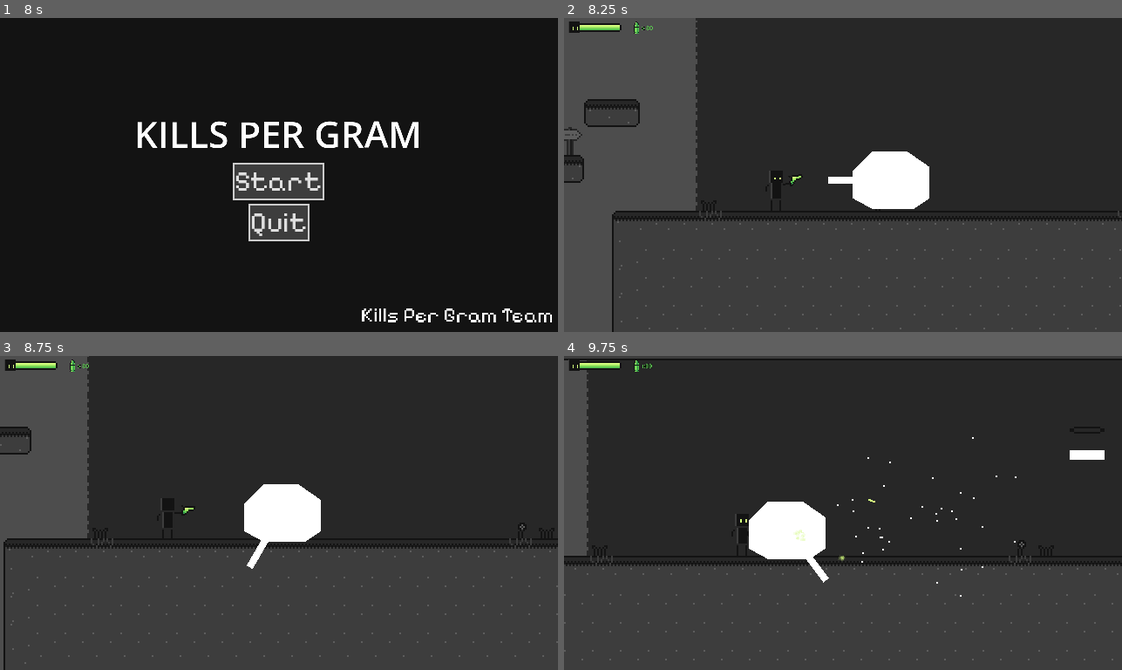
Above: before the commit, frames 1-4 (two rows, left to right).
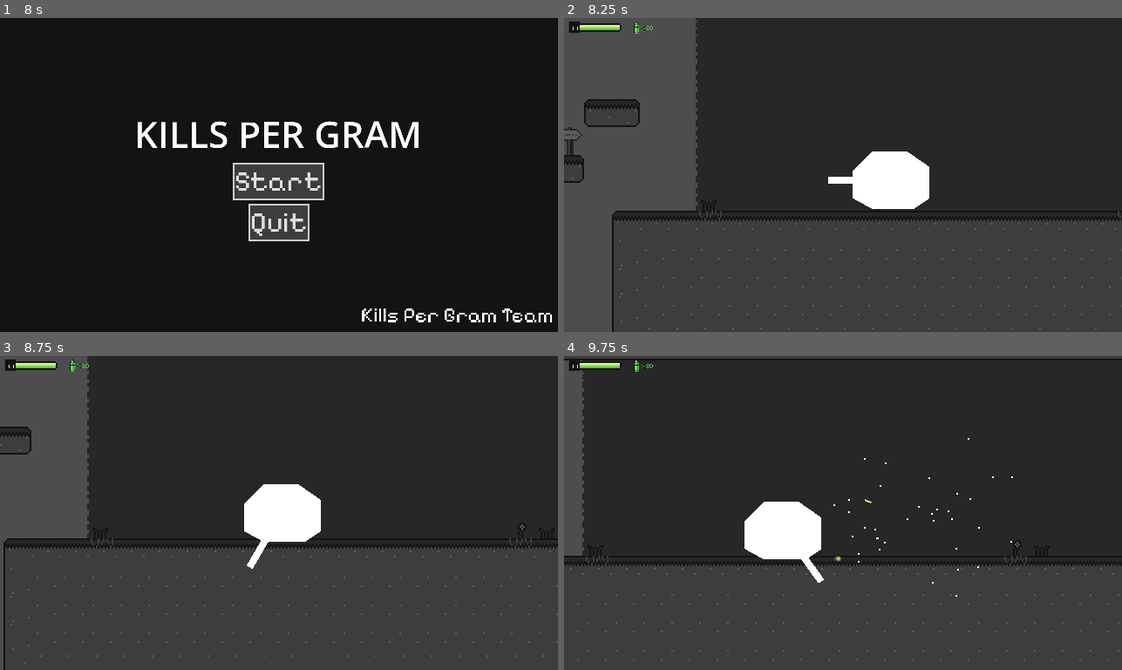
Above: after the commit, the same moments.

Repository: AngelSantiagoPK/KPG
Game: Godot game, scene res://Scenes/Levels/splash_transition.tscn
The game is run twice, just before and just after one commit, with the same random seed, the same clock (stepped at 60 frames per second) and the same inputs.
Inputs (mouse positions are in pixels of both pictures, inside the frame that each line leads up to):
- Up to frame 1 (8 s): tap Enter at 0.5, 2, 4.25 s; move the mouse to (306, 175) at 0.52 s; hold D (move_right) 0.53-2.03 s; right-click (306, 175) at 0.6 s; tap W (jump) at 0.77, 1.52, 3.02, 3.77, 4.52, 6.02, 6.77, 7.52 s; tap Space at 1.25, 2.75, 5.75 s; move the mouse to (251, 175) at 1.27 s; click (251, 175) at 1.35 s; move the mouse to (290, 168) at 2.02 s; hold A (move_left) 2.03-2.78 s; right-click (290, 168) at 2.1 s; move the mouse to (273, 181) at 2.77 s; hold D (move_right) 2.78-4.28 s; click (273, 181) at 2.85 s; move the mouse to (323, 178) at 3.52 s; right-click (323, 178) at 3.6 s; move the mouse to (234, 171) at 4.27 s; hold S (move_down) 4.28-5.03 s; click (234, 171) at 4.35 s; move the mouse to (284, 175) at 5.02 s; hold D (move_right) 5.03-5.78 s; right-click (284, 175) at 5.1 s; move the mouse to (256, 168) at 5.77 s; hold A (move_left) 5.78-7.28 s; click (256, 168) at 5.85 s; move the mouse to (306, 175) at 6.52 s; right-click (306, 175) at 6.6 s; move the mouse to (251, 175) at 7.27 s; hold D (move_right) from 7.28 s (still down); click (251, 175) at 7.35 s
- Up to frame 2 (8.25 s): release D (move_right) at 8 s; click "Start" at 8 s
- Up to frame 3 (8.75 s): no input
- Up to frame 4 (9.75 s): move the mouse to (898, 443) at 8.77 s; hold D (move_right) from 8.78 s (still down); right-click (898, 443) at 8.85 s; move the mouse to (815, 575) at 9.52 s; click (815, 575) at 9.6 s

Frame 1 is identical in both runs. In frame 2, less than 0.1% of the frame differs, in the area x 37-43%, y 50-54%; in frame 3, less than 0.1%; in frame 4, 2.2%, in the area x 0-100%, y 1-97%.

Commit message:
added destructible objects

Diff:
--- a/Scenes/Characters/drone.tscn
+++ b/Scenes/Characters/drone.tscn
@@ -92,8 +92,8 @@
 }
 
 [node name="ActivationArea" type="Area2D" parent="."]
-collision_layer = 0
-collision_mask = 2
+collision_layer = 2
+collision_mask = 5
 
 [node name="CollisionShape2D" type="CollisionShape2D" parent="ActivationArea"]
 shape = SubResource("CircleShape2D_iq44y")
--- a/Scenes/Components/explosion_area.tscn
+++ b/Scenes/Components/explosion_area.tscn
@@ -5,8 +5,8 @@
 [sub_resource type="CircleShape2D" id="CircleShape2D_pqibx"]
 radius = 22.0
 
-[node name="ExplosionArea" type="Area2D"]
-collision_layer = 8
+[node name="ExplosionArea" type="Area2D" groups=["Explosion"]]
+collision_layer = 9
 collision_mask = 0
 script = ExtResource("1_uhmni")
 
--- a/Scenes/Levels/prototype.tscn
+++ b/Scenes/Levels/prototype.tscn
@@ -1,11 +1,10 @@
-[gd_scene load_steps=43 format=3 uid="uid://dys3v30m52x67"]
+[gd_scene load_steps=42 format=3 uid="uid://dys3v30m52x67"]
 
 [ext_resource type="Texture2D" uid="uid://dfijrhi1a1x40" path="res://Textures/Tiles/Ground.png" id="1_m83gm"]
 [ext_resource type="Texture2D" uid="uid://dtgfhxea5ctv7" path="res://Textures/Tiles/Waterfall.png" id="1_p228c"]
 [ext_resource type="Script" path="res://Scripts/Levels/prototype.gd" id="1_rt60y"]
 [ext_resource type="Texture2D" uid="uid://51injiymv7tk" path="res://Textures/Tiles/Nature Props.png" id="2_8fny1"]
 [ext_resource type="Texture2D" uid="uid://dw6rcuunjyiya" path="res://Textures/Tiles/Cloud.png" id="2_usyrd"]
-[ext_resource type="PackedScene" uid="uid://dvjodc5t5wxm1" path="res://Scenes/Characters/player.tscn" id="3_6w6er"]
 [ext_resource type="PackedScene" uid="uid://daotvtptr6kby" path="res://Scenes/Characters/bat.tscn" id="4_mrihv"]
 [ext_resource type="Script" path="res://Scripts/Resources/stats.gd" id="5_cyf1f"]
 [ext_resource type="Texture2D" uid="uid://tjcbe8yuu2sc" path="res://Textures/Tiles/Cave.png" id="5_n36lt"]
@@ -13,11 +12,11 @@
 [ext_resource type="Texture2D" uid="uid://dh70tt12v5kly" path="res://Textures/Tiles/Cave Ceiling.png" id="6_sne1g"]
 [ext_resource type="Script" path="res://Scripts/Components/Camera2D.gd" id="8_4rwra"]
 [ext_resource type="PackedScene" uid="uid://gjbo06qhflpe" path="res://Scenes/UI/health_bar.tscn" id="10_1b5sh"]
-[ext_resource type="PackedScene" uid="uid://3vqa0cl8knwk" path="res://Scenes/Characters/drone.tscn" id="10_oa8tn"]
 [ext_resource type="FontFile" uid="uid://cdinhkbw5qcbu" path="res://Fonts/PixelifySans-Regular.ttf" id="14_p7fqh"]
 [ext_resource type="Shader" path="res://Shaders/Chromatic Abberation.gdshader" id="15_1wrpn"]
 [ext_resource type="PackedScene" uid="uid://bjhsifphtlmrq" path="res://Scenes/Characters/player_tank.tscn" id="18_hr4sg"]
 [ext_resource type="Texture2D" uid="uid://b2y0y38ayncla" path="res://Textures/Props/Checkpoint.png" id="18_jwh8p"]
+[ext_resource type="PackedScene" uid="uid://bd5hdyqs2eiwd" path="res://Scenes/Props/destructible.tscn" id="19_fb7k4"]
 
 [sub_resource type="AtlasTexture" id="AtlasTexture_fkdbp"]
 atlas = ExtResource("1_p228c")
@@ -869,12 +868,6 @@
 position = Vector2(-106, 144)
 texture = ExtResource("18_jwh8p")
 
-[node name="Player" parent="." node_paths=PackedStringArray("camera") instance=ExtResource("3_6w6er")]
-position = Vector2(622, 212)
-camera = NodePath("../Camera2D")
-
-[node name="RemoteTransform2D" type="RemoteTransform2D" parent="Player"]
-
 [node name="Bats" type="Node2D" parent="."]
 
 [node name="Bat" parent="Bats" instance=ExtResource("4_mrihv")]
@@ -968,11 +961,28 @@
 theme_override_styles/normal = SubResource("StyleBoxFlat_6dbr0")
 text = "Main Menu"
 
-[node name="Drone" parent="." instance=ExtResource("10_oa8tn")]
-position = Vector2(863, 169)
-
 [node name="PlayerTank" parent="." instance=ExtResource("18_hr4sg")]
 position = Vector2(688, 192)
+
+[node name="Destructibles" type="Node2D" parent="."]
+
+[node name="Destructible" parent="Destructibles" instance=ExtResource("19_fb7k4")]
+position = Vector2(930, 224)
+
+[node name="Destructible2" parent="Destructibles" instance=ExtResource("19_fb7k4")]
+position = Vector2(952, 224)
+
+[node name="Destructible3" parent="Destructibles" instance=ExtResource("19_fb7k4")]
+position = Vector2(963, 197)
+
+[node name="Destructible4" parent="Destructibles" instance=ExtResource("19_fb7k4")]
+position = Vector2(974, 224)
+
+[node name="Destructible5" parent="Destructibles" instance=ExtResource("19_fb7k4")]
+position = Vector2(942, 197)
+
+[node name="Destructible6" parent="Destructibles" instance=ExtResource("19_fb7k4")]
+position = Vector2(952, 170)
 
 [connection signal="body_entered" from="Borders/Border" to="." method="_on_border_body_entered"]
 [connection signal="body_entered" from="Borders/Border2" to="." method="_on_border_body_entered"]
--- /dev/null
+++ b/Scenes/Particles/destructible_shards.tscn
@@ -0,0 +1,46 @@
+[gd_scene load_steps=7 format=3 uid="uid://co8u8mylvd6h5"]
+
+[ext_resource type="Script" path="res://Scripts/Particles/muzzle.gd" id="1_t3xud"]
+
+[sub_resource type="Gradient" id="Gradient_8nhog"]
+colors = PackedColorArray(1, 1, 1, 1, 0.364706, 0.364706, 0.364706, 0.298039)
+
+[sub_resource type="GradientTexture1D" id="GradientTexture1D_bqb2m"]
+gradient = SubResource("Gradient_8nhog")
+
+[sub_resource type="Curve" id="Curve_83otl"]
+_data = [Vector2(0, 1), 0.0, 0.0, 0, 0, Vector2(0.304636, 0.706049), 0.0, 0.0, 0, 0, Vector2(0.728477, 0.897117), 0.0, 0.0, 0, 0, Vector2(1, 0.290842), 0.0, 0.0, 0, 0]
+point_count = 4
+
+[sub_resource type="CurveTexture" id="CurveTexture_j2cu3"]
+curve = SubResource("Curve_83otl")
+
+[sub_resource type="ParticleProcessMaterial" id="ParticleProcessMaterial_gault"]
+particle_flag_disable_z = true
+emission_shape_scale = Vector3(6, 10, 1)
+emission_shape = 3
+emission_box_extents = Vector3(1, 1, 1)
+angle_min = -240.0
+angle_max = 120.0
+inherit_velocity_ratio = 45.0
+direction = Vector3(0, -1, 0)
+spread = 10.0
+initial_velocity_min = 107.53
+initial_velocity_max = 615.59
+gravity = Vector3(0, 800, 0)
+damping_max = 72.043
+scale_max = 2.0
+scale_curve = SubResource("CurveTexture_j2cu3")
+color_ramp = SubResource("GradientTexture1D_bqb2m")
+
+[node name="DestructibleShards" type="GPUParticles2D"]
+emitting = false
+amount = 20
+sub_emitter = NodePath(".")
+process_material = SubResource("ParticleProcessMaterial_gault")
+one_shot = true
+explosiveness = 1.0
+randomness = 1.0
+script = ExtResource("1_t3xud")
+
+[node name="Timer" type="Timer" parent="."]
--- a/Scenes/Props/bullet.tscn
+++ b/Scenes/Props/bullet.tscn
@@ -43,7 +43,7 @@
 [sub_resource type="RectangleShape2D" id="RectangleShape2D_bca47"]
 size = Vector2(4, 1)
 
-[node name="Bullet" type="Area2D"]
+[node name="Bullet" type="Area2D" groups=["Bullet"]]
 collision_mask = 5
 script = ExtResource("1_r7pj2")
 
--- /dev/null
+++ b/Scenes/Props/destructible.tscn
@@ -0,0 +1,31 @@
+[gd_scene load_steps=4 format=3 uid="uid://bd5hdyqs2eiwd"]
+
+[ext_resource type="Script" path="res://Scripts/Components/destructible.gd" id="1_vfcnw"]
+
+[sub_resource type="RectangleShape2D" id="RectangleShape2D_6xim8"]
+size = Vector2(16, 24)
+
+[sub_resource type="RectangleShape2D" id="RectangleShape2D_dbgln"]
+size = Vector2(18, 26.5)
+
+[node name="Destructible" type="RigidBody2D"]
+collision_mask = 9
+script = ExtResource("1_vfcnw")
+
+[node name="BarrelPoly" type="Polygon2D" parent="."]
+position = Vector2(0, -3)
+scale = Vector2(3, 3.25)
+offset = Vector2(-1, -5)
+polygon = PackedVector2Array(-2, -2, 4, -2, 4, 6, -2, 6)
+
+[node name="CollisionShape2D" type="CollisionShape2D" parent="."]
+position = Vector2(0, -13)
+shape = SubResource("RectangleShape2D_6xim8")
+
+[node name="Area2D" type="Area2D" parent="."]
+
+[node name="CollisionShape2D" type="CollisionShape2D" parent="Area2D"]
+position = Vector2(0, -12.75)
+shape = SubResource("RectangleShape2D_dbgln")
+
+[connection signal="area_entered" from="Area2D" to="." method="_on_area_2d_area_entered"]
--- /dev/null
+++ b/Scripts/Components/destructible.gd
@@ -0,0 +1,31 @@
+class_name Destructible
+extends Node
+
+@export var health: int = 6
+@onready var shard_particle_load : PackedScene = preload("res://Scenes/Particles/destructible_shards.tscn")
+
+var destructible_shards
+
+func _physics_process(delta: float) -> void:
+	add_gravity(delta)
+
+func add_gravity(delta: float) -> void:
+	self.position.y += 9.8 * delta
+
+func reduce_integrity(damage: int) -> void:
+	health -= damage
+	if health <= 0:
+		create_shards()
+		queue_free()
+
+func _on_area_2d_area_entered(area: Area2D) -> void:
+	if area.is_in_group("Bullet"):
+		self.reduce_integrity(1)
+		area.queue_free()
+	if area.is_in_group("Explosion"):
+		self.reduce_integrity(area.damage)
+
+func create_shards() -> void:
+	var shards = shard_particle_load.instantiate()
+	shards.global_position = self.global_position
+	get_tree().current_scene.add_child(shards)
--- a/Scripts/Levels/prototype.gd
+++ b/Scripts/Levels/prototype.gd
@@ -7,20 +7,14 @@
 #Refrences
 @onready var main_menu_button : Button = $UI/MainMenu
 @onready var chromatic_abberation : ColorRect = $UI/ChromaticAbberation
-@onready var drone: Drone = $Drone
 
 func _ready():
 	EventManager.player_died.connect(player_died)
 	EventManager.frame_freeze.connect(frame_freeze)
-	drone.drone_exit.connect(drone_exited)
-	drone.destroyed.connect(drone_exited)
 
 func player_died():
 	main_menu_button.visible = true
 	DisplayServer.cursor_set_custom_image(MOUSE, DisplayServer.CURSOR_ARROW, MOUSE_OFFSET)
-
-func drone_exited():
-	get_tree().get_first_node_in_group("Player").active = true
 
 func _on_main_menu_button_up():
 	AudioManager.play_sound(AudioManager.MENU_CLICK)
